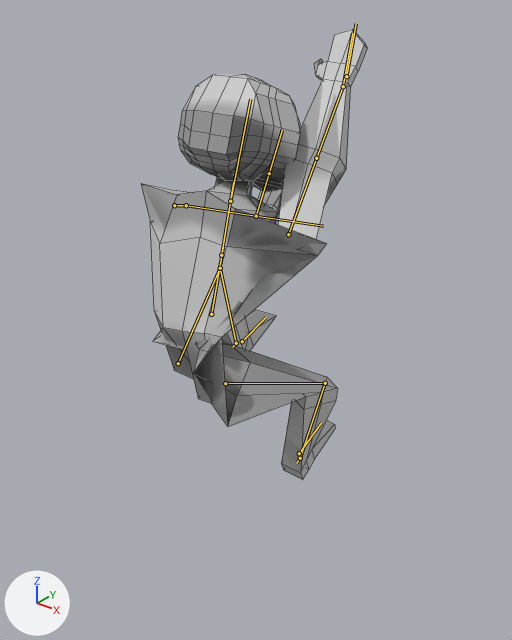
Before and after pictures for a commit that changed the FBX model dev/models/bones.fbx.
The view is the same before and after, from a camera (50 mm lens) standing at (7.29, -7.87, 1.8) and looking at (0.08, 1.15, -3.78). Arrows for +X, +Y and +Z are at lower left; the lights stay in place. The older version comes first. Both versions are drawn at frame 379 of the action 'Armature|ArmatureAction'; the numbers are the values there. The bones that change, and the others that lie on the model, are drawn over the model as lines. Mesh edges are drawn as thin lines.
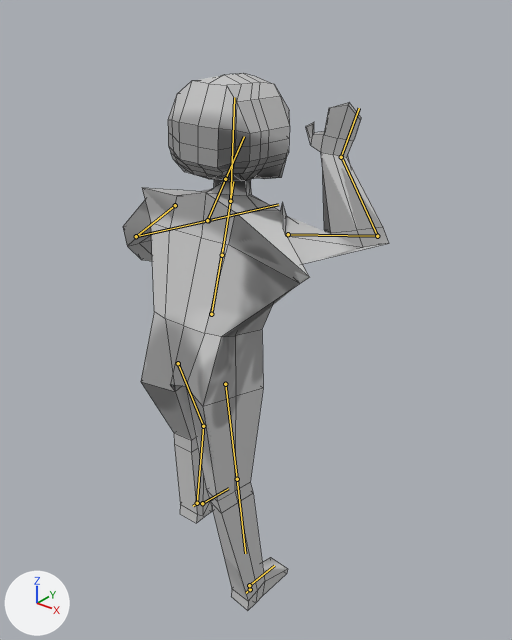
Edits to the scene script, one JSON object a line:
```json
{"block": "bone_leg1_l", "where": "bone_leg1_l = bpy.data.objects['Armature'].pose.bones['leg1_l']  # child of 'spine'"}
{"op": "set", "path": "bone_leg1_l.rotation_quaternion", "old": "(0.327, 0.102, -0.043, -0.939)", "new": "(0.957, 0.029, -0.023, -0.289)", "note": "degrees (9, 9, -141) -> degrees (4, -2, -34)"}
{"block": "bone_leg2_l", "where": "bone_leg2_l = bpy.data.objects['Armature'].pose.bones['leg2_l']  # child of 'leg1_l'"}
{"op": "set", "path": "bone_leg2_l.rotation_quaternion", "old": "(0.604, -0.118, 0.0, 0.788)", "new": "(0.986, -0.025, 0.0, 0.168)", "note": "degrees (-8, 11, 104) -> degrees (-3, 0, 19)"}
{"block": "bone_arm1_l", "where": "bone_arm1_l = bpy.data.objects['Armature'].pose.bones['arm1_l']  # child of 'spine2'"}
{"op": "set", "path": "bone_arm1_l.rotation_quaternion", "old": "(0.851, -0.009, 0.025, -0.525)", "new": "(0.943, -0.284, 0.037, -0.171)", "note": "degrees (-2, 2, -63) -> degrees (-33, -2, -20)"}
{"block": "bone_arm2_l", "where": "bone_arm2_l = bpy.data.objects['Armature'].pose.bones['arm2_l']  # child of 'arm1_l'"}
{"op": "set", "path": "bone_arm2_l.rotation_quaternion", "old": "(0.859, 0.024, 0.0, -0.512)", "new": "(0.581, 0.038, 0.0, -0.813)", "note": "degrees (2, 1, -62) -> degrees (3, 4, -109)"}
{"block": "bone_neck", "where": "bone_neck = bpy.data.objects['Armature'].pose.bones['neck']  # child of 'spine2'"}
{"op": "set", "path": "bone_neck.rotation_quaternion", "old": "(1.0, 0.0, 0.0, 0.0)", "new": "(0.992, 0.002, 0.005, 0.127)", "note": "degrees (0, 0, 0) -> degrees (0, 1, 15)"}
{"block": "bone_arm1_r", "where": "bone_arm1_r = bpy.data.objects['Armature'].pose.bones['arm1_r']  # child of 'spine2'"}
{"op": "set", "path": "bone_arm1_r.rotation_quaternion", "old": "(0.416, 0.186, 0.472, 0.755)", "new": "(0.757, -0.148, 0.504, 0.389)", "note": "degrees (61, 6, 126) -> degrees (21, 61, 67)"}
{"block": "bone_arm2_r", "where": "bone_arm2_r = bpy.data.objects['Armature'].pose.bones['arm2_r']  # child of 'arm1_r'"}
{"op": "set", "path": "bone_arm2_r.rotation_quaternion", "old": "(0.992, -0.006, 0.0, -0.126)", "new": "(0.656, 0.035, 0.0, 0.754)", "note": "degrees (-1, 0, -15) -> degrees (3, -3, 98)"}
{"block": "bone_leg1_r", "where": "bone_leg1_r = bpy.data.objects['Armature'].pose.bones['leg1_r']  # child of 'spine'"}
{"op": "set", "path": "bone_leg1_r.rotation_quaternion", "old": "(0.706, 0.138, 0.196, 0.666)", "new": "(0.98, 0.012, 0.164, 0.115)", "note": "degrees (27, 5, 88) -> degrees (4, 19, 14)"}
{"block": "bone_leg2_r", "where": "bone_leg2_r = bpy.data.objects['Armature'].pose.bones['leg2_r']  # child of 'leg1_r'"}
{"op": "set", "path": "bone_leg2_r.rotation_quaternion", "old": "(0.795, -0.09, 0.0, -0.6)", "new": "(0.992, 0.018, 0.0, 0.122)", "note": "degrees (-8, -6, -74) -> degrees (2, 0, 14)"}
{"block": "bone_hand_l", "where": "bone_hand_l = bpy.data.objects['Armature'].pose.bones['hand_l']"}
{"op": "set", "path": "bone_hand_l.location", "old": "(2.5, -2.88, -0.68)", "new": "(1.57, -2.46, -0.62)"}
{"op": "set", "path": "bone_hand_l.rotation_quaternion", "old": "(0.558, 0.402, -0.392, -0.612)", "new": "(0.596, 0.42, -0.292, -0.619)", "note": "degrees (68, 3, -93) -> degrees (61, 10, -86)"}
{"block": "bone_ik_feet_l", "where": "bone_ik_feet_l = bpy.data.objects['Armature'].pose.bones['ik_feet_l']"}
{"op": "set", "path": "bone_ik_feet_l.location", "old": "(-3.55, -1.55, 0.08)", "new": "(-0.49, -0.22, 0.07)"}
{"op": "set", "path": "bone_ik_feet_l.rotation_quaternion", "old": "(0.977, 0.003, 0.0, -0.215)", "new": "(1.0, 0.0, 0.0, 0.024)", "note": "degrees (0, 0, -25) -> degrees (0, 0, 3)"}
{"block": "bone_hand_r", "where": "bone_hand_r = bpy.data.objects['Armature'].pose.bones['hand_r']"}
{"op": "set", "path": "bone_hand_r.location", "old": "(-2.38, -3.07, 1.9)", "new": "(-1.6, -2.56, 0.97)"}
{"op": "set", "path": "bone_hand_r.rotation_quaternion", "old": "(0.558, 0.402, 0.392, 0.612)", "new": "(0.406, 0.32, 0.726, 0.455)", "note": "degrees (68, -3, 93) -> degrees (106, 17, 119)"}
{"block": "bone_ik_feet_r", "where": "bone_ik_feet_r = bpy.data.objects['Armature'].pose.bones['ik_feet_r']"}
{"op": "set", "path": "bone_ik_feet_r.location", "old": "(1.85, -1.22, 0.47)", "new": "(-0.57, 0.05, 0.32)"}
{"op": "set", "path": "bone_ik_feet_r.rotation_quaternion", "old": "(0.968, 0.004, 0.0, 0.252)", "new": "(1.0, 0.0, 0.0, -0.005)", "note": "degrees (0, 0, 29) -> degrees (0, 0, -1)"}
```

Boxes [x1, y1, x2, y2] around the edits, measured in the pictures (512 x 640 px):
```json
{"object": "Cube", "change": "posed", "before": [141, 29, 367, 480], "after": [123, 73, 389, 611], "on screen": "18% wider, 19% taller"}
{"bone": "leg1_l", "before": "(178, 363) to (220, 268)", "after": "(178, 363) to (203, 426)"}
{"bone": "leg2_l", "before": "(220, 268) to (236, 343)", "after": "(203, 426) to (197, 503)"}
{"bone": "arm1_l", "before": "(174, 205) to (186, 205)", "after": "(175, 205) to (136, 236)"}
{"bone": "arm2_l", "before": "(186, 205) to (256, 216)", "after": "(136, 236) to (208, 220)"}
{"bone": "neck", "before": "(230, 201) to (250, 99)", "after": "(230, 201) to (234, 97)"}
{"bone": "arm1_r", "before": "(288, 234) to (316, 158)", "after": "(288, 234) to (377, 236)"}
{"bone": "arm2_r", "before": "(316, 158) to (343, 86)", "after": "(377, 236) to (341, 157)"}
{"bone": "leg1_r", "before": "(225, 383) to (325, 383)", "after": "(225, 384) to (237, 479)"}
{"bone": "leg2_r", "before": "(325, 383) to (300, 458)", "after": "(237, 479) to (245, 553)"}
{"bone": "hand_l", "before": "(256, 216) to (269, 173)", "after": "(207, 220) to (225, 179)"}
{"bone": "ik_feet_l", "before": "(236, 343) to (232, 347)", "after": "(197, 503) to (193, 506)"}
{"bone": "hand_r", "before": "(343, 86) to (352, 33)", "after": "(341, 157) to (359, 108)"}
{"bone": "ik_feet_r", "before": "(300, 458) to (296, 463)", "after": "(250, 589) to (246, 593)"}
```
